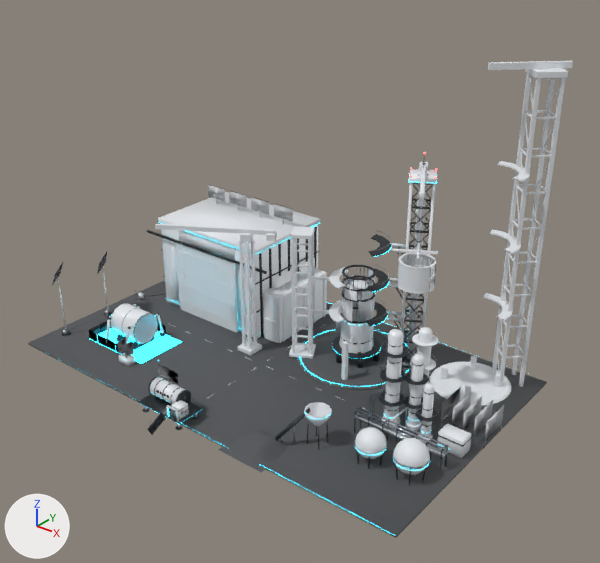
The glTF model art/3d/buildings/shipyard/shipyard_game.glb as it was, and as the next commit left it.
The view is the same before and after, from a 50 mm lens placed at (122.9, -140.5, 107.7), pointed at (13.2, -3.4, 22.6). The axes (+X, +Y, +Z) are drawn at lower left. The lights are the same throughout. The older version comes first. Where no turn or scale is listed for an object, it has been applied to the vertices. Vertices at exactly the same position are counted once.
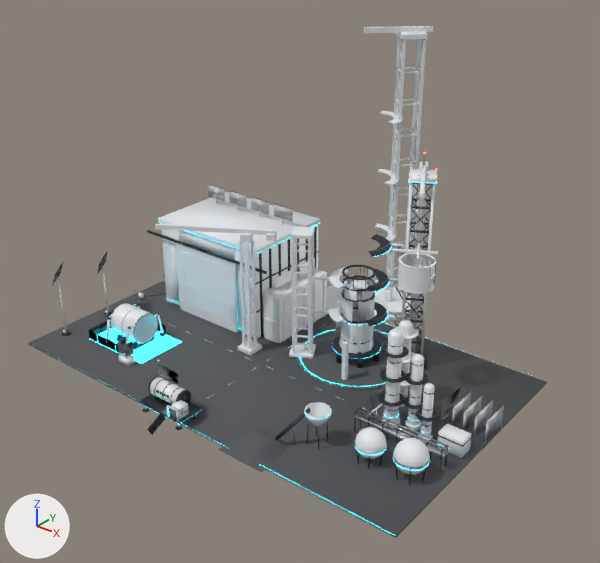
Where the newer file only moved an object's origin or applied its transform, the numbers keep the older frame.

Location of each change, [x1, y1, x2, y2] in pixels of the pictures (600 x 563 px; the box of a moved part takes in the faces that stretch with it):
'Mesh_7', reshaped, moved (25% narrower, 14% shorter): before [430, 61, 573, 406]; after [326, 26, 433, 322]
'Mesh_4', reshaped, moved: before [386, 327, 438, 429]; after [366, 320, 418, 417]
part 1 of me_mesh_4, deleted: before [386, 327, 438, 425]
part 2 of me_mesh_4, added: after [366, 320, 418, 417]
part 3 of me_mesh_4, added: after [402, 347, 415, 363]
part 4 of me_mesh_7, moved or reshaped: before [492, 73, 532, 375]; after [389, 40, 406, 301]
part 5 of me_mesh_7, moved or reshaped: before [500, 79, 541, 386]; after [385, 37, 402, 291]
part 6 of me_mesh_7, moved or reshaped: before [519, 78, 566, 387]; after [406, 40, 426, 301]
part 7 of me_mesh_7, moved or reshaped: before [511, 79, 555, 375]; after [404, 40, 421, 254]
part 8 of me_mesh_7, moved or reshaped (not visible afterwards): before [506, 355, 524, 359]
part 9 of me_mesh_7, moved or reshaped: before [500, 319, 503, 348]; after [389, 250, 391, 265]
part 10 of me_mesh_7, moved or reshaped: before [514, 294, 532, 297]; after [396, 221, 407, 224]
part 11 of me_mesh_7, moved or reshaped: before [508, 256, 511, 285]; after [392, 191, 394, 208]
part 12 of me_mesh_7, moved or reshaped: before [510, 252, 528, 255]; after [394, 187, 409, 189]
part 13 of me_mesh_7, moved or reshaped: before [518, 261, 536, 264]; after [398, 193, 413, 195]
part 14 of me_mesh_7, deleted: before [430, 61, 573, 406]
part 15 of me_mesh_7, added: after [364, 26, 433, 186]
part 16 of me_mesh_7, added: after [326, 280, 411, 322]
part 17 of me_mesh_7, added: after [375, 223, 396, 241]

Patch to the scene script:
```diff
--- a/art/3d/buildings/shipyard/shipyard_game.glb.py
+++ b/art/3d/buildings/shipyard/shipyard_game.glb.py
@@ me_mesh_4 @@
 # used by ob_mesh_4; location = (-49.0, 27.2, -21.2)
-me_mesh_4.from_pydata(...)  # 808 vertices, 1400 faces; spans x 92.7..98.3, y -43.0..-26.4, z 21.3..42.2
+me_mesh_4.from_pydata(...)  # 808 vertices, 1400 faces; spans x 87.8..93.4, y -64.3..-47.7, z 21.3..42.2
+# me_mesh_4 part 1: 15 loose pieces with 792 vertices, spanning x 92.7..98.3, y -43.0..-26.4, z 21.3..42.2, are deleted
+# me_mesh_4 part 2: 495 vertices added at x 87.8..93.4, y -64.3..-47.7, z 21.3..42.2
+# me_mesh_4 part 3: 156 vertices added at x 87.8..93.4, y -53.3..-47.7, z 33.3..34.6
+# other edits to the shape of me_mesh_4 do not show in these pictures
 me_mesh_4.materials.append(mat_sh_white)
@@ me_mesh_7 @@
 # used by ob_mesh_7; location = (-49.0, 27.2, -21.2)
-me_mesh_7.from_pydata(...)  # 870 vertices, 1456 faces; spans x 89.5..109.8, y -21.7..-1.4, z 21.3..96.0
+me_mesh_7.from_pydata(...)  # 918 vertices, 1552 faces; spans x 42.0..68.0, y -26.0..0.0, z 20.8..96.0
+# me_mesh_7 part 4: the loose piece of 8 vertices spanning x 101.3..102.4, y -6.4..-5.2, z 21.3..93.3 is moved by (-40.5, -4.4, 0.0)
+# me_mesh_7 part 5: the loose piece of 8 vertices spanning x 104.9..106.0, y -9.9..-8.8, z 21.3..93.3 is moved by (-47.5, 2.7, 0.0)
+# me_mesh_7 part 6: the loose piece of 8 vertices spanning x 108.4..109.5, y -6.4..-5.2, z 21.3..93.3 is moved by (-44.0, -0.8, 0.0)
+# me_mesh_7 part 7: the loose piece of 8 vertices spanning x 104.9..106.0, y -2.8..-1.7, z 21.3..93.3 is moved by (-44.0, -0.8, 0.0)
+# me_mesh_7 part 8: the loose piece of 8 vertices spanning x 105.3..109.1, y -9.5..-5.7, z 29.2..29.5 is moved by (-44.0, -0.8, 0.0)
+# me_mesh_7 part 9: the loose piece of 8 vertices spanning x 101.7..105.5, y -9.5..-5.7, z 29.3..37.4 is moved by (-44.0, -0.8, 0.0)
+# me_mesh_7 part 10: the loose piece of 8 vertices spanning x 105.3..109.1, y -9.5..-5.7, z 45.2..45.5 is moved by (-44.0, -0.8, 0.0)
+# me_mesh_7 part 11: the loose piece of 8 vertices spanning x 101.7..105.5, y -9.5..-5.7, z 45.3..53.4 is moved by (-44.0, -0.8, 0.0)
+# me_mesh_7 part 12: the loose piece of 8 vertices spanning x 101.8..105.5, y -5.9..-2.1, z 53.2..53.5 is moved by (-44.0, -0.8, 0.0)
+# me_mesh_7 part 13: the loose piece of 8 vertices spanning x 105.3..109.1, y -9.5..-5.7, z 53.2..53.5 is moved by (-44.0, -0.8, 0.0)
+# me_mesh_7 part 14: 38 loose pieces with 630 vertices, spanning x 89.5..109.8, y -21.7..-1.4, z 21.3..96.0, are deleted
+# me_mesh_7 part 15: 376 vertices added at x 52.5..65.8, y -15.5..-2.2, z 53.3..96.0
+# me_mesh_7 part 16: 242 vertices added at x 42.0..68.0, y -26.0..0.0, z 20.8..24.7
+# me_mesh_7 part 17: 60 vertices added at x 53.1..62.6, y -15.0..-5.4, z 41.3..41.6
+# other edits to the shape of me_mesh_7 do not show in these pictures
 me_mesh_7.materials.append(mat_sh_white)
@@ ob_mesh_4 @@
 ob_mesh_4 = bpy.data.objects.new('Mesh_4', me_mesh_4)
-ob_mesh_4.location = (-49.0, 27.2, -21.2)
+ob_mesh_4.location = (-49.0, 48.5, -21.2)
@@ ob_mesh_7 @@
 ob_mesh_7 = bpy.data.objects.new('Mesh_7', me_mesh_7)
-ob_mesh_7.location = (-49.0, 27.2, -21.2)
+ob_mesh_7.location = (-49.0, 48.5, -21.2)
```
